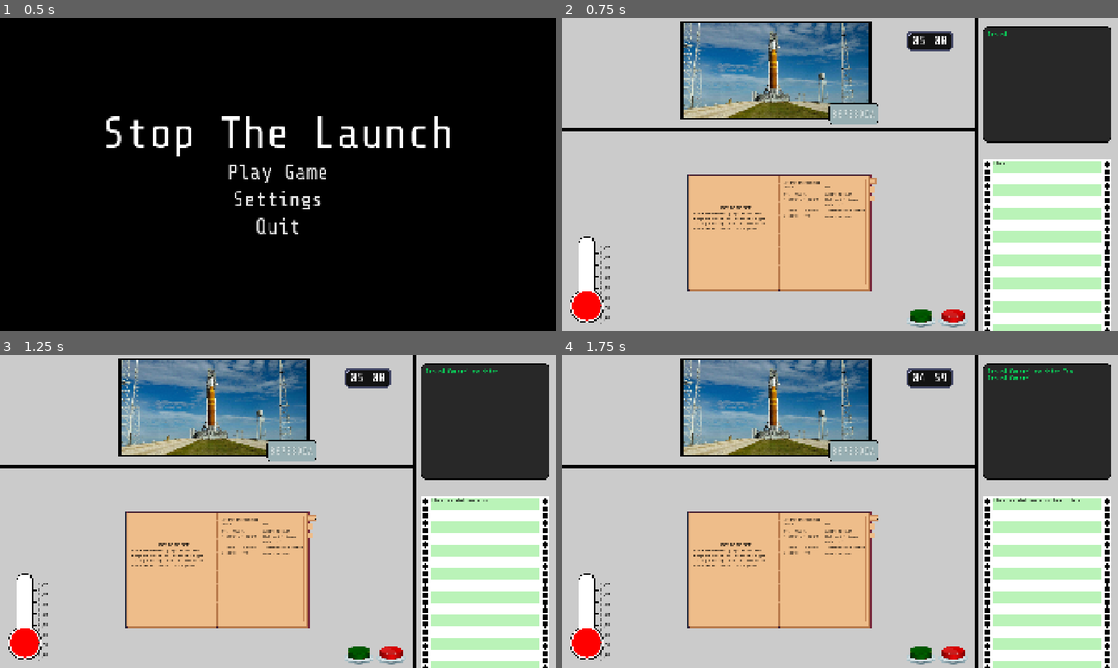
Above: before the commit, frames 1-4 (two rows, left to right).
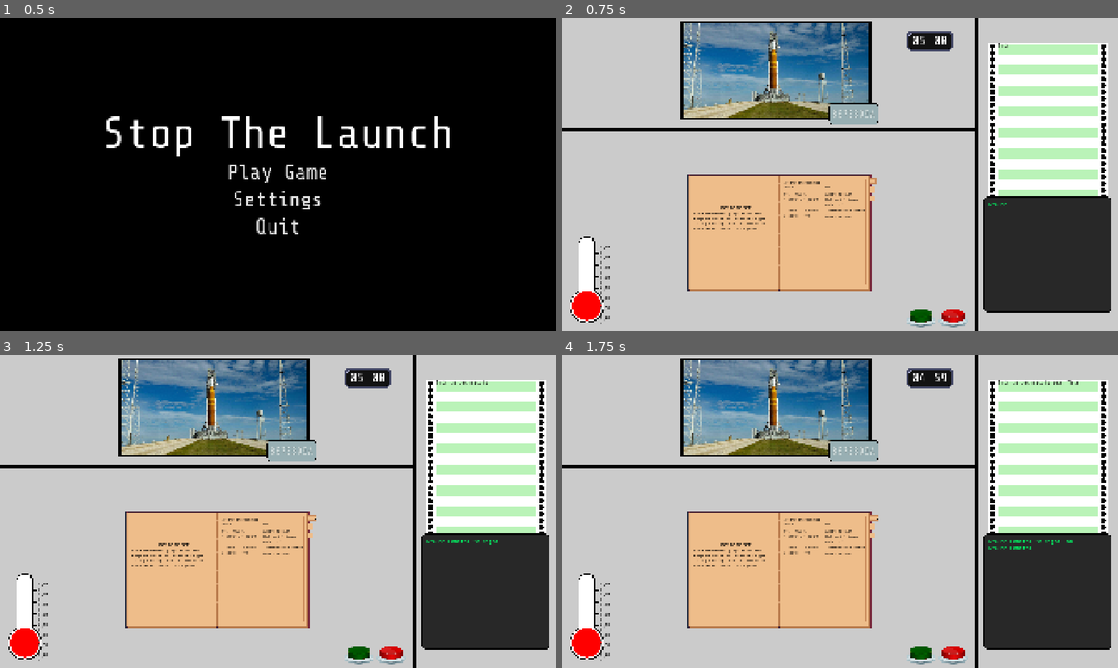
Above: after the commit, the same moments.

Repository: bukit3point0/gmtk2026
Game: Godot game, scene res://scenes/game_root.tscn
Two runs of this game, one before a commit and one after it. Both use one fixed random seed, a clock stepped at 60 frames per second and the inputs below.
Inputs:
- Up to frame 1 (0.5 s): no input
- Up to frame 2 (0.75 s): click "Play Game" at 0.5 s
- Up to frame 3 (1.25 s): no input
- Up to frame 4 (1.75 s): click "Play Game" at 1.25 s

Frame 1 is identical in both runs. In frame 2, 21% of the frame differs, in the area x 75-99%, y 2-100%; in frame 3, 21%; in frame 4, 21%.

Commit message:
switch dot matrix and text

Diff:
--- a/scenes/background.tscn
+++ b/scenes/background.tscn
@@ -26,10 +26,12 @@
 texture = ExtResource("1_bkp1e")
 
 [node name="DotMatrix" type="Sprite2D" parent="TextureRect" unique_id=907441809]
-position = Vector2(1453, 490)
+position = Vector2(1471, 85)
+scale = Vector2(0.9258428, 0.9000001)
 texture = ExtResource("2_y0upk")
 centered = false
 script = ExtResource("3_jougr")
+metadata/_edit_group_ = true
 
 [node name="MarginContainer" type="MarginContainer" parent="TextureRect/DotMatrix" unique_id=922834297]
 offset_right = 445.0
@@ -49,9 +51,10 @@
 bus = &"Gameplay"
 
 [node name="GroundToShipText" type="Sprite2D" parent="TextureRect" unique_id=716613478]
-position = Vector2(1676, 229)
+position = Vector2(1677, 816)
 texture = ExtResource("5_wax1t")
 script = ExtResource("6_l5f8m")
+metadata/_edit_group_ = true
 
 [node name="MarginContainer" type="MarginContainer" parent="TextureRect/GroundToShipText" unique_id=1576876080]
 offset_left = -222.5
